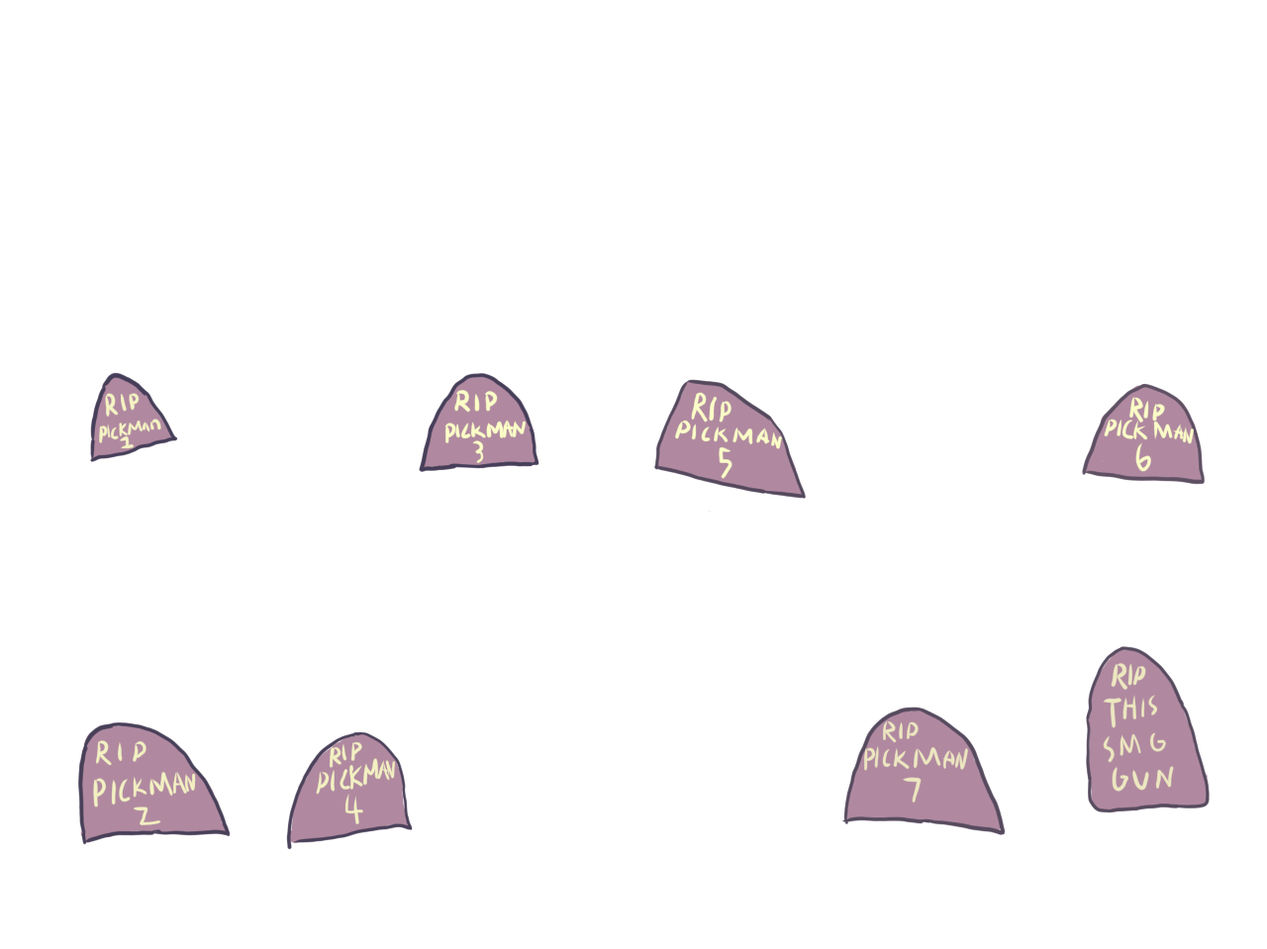
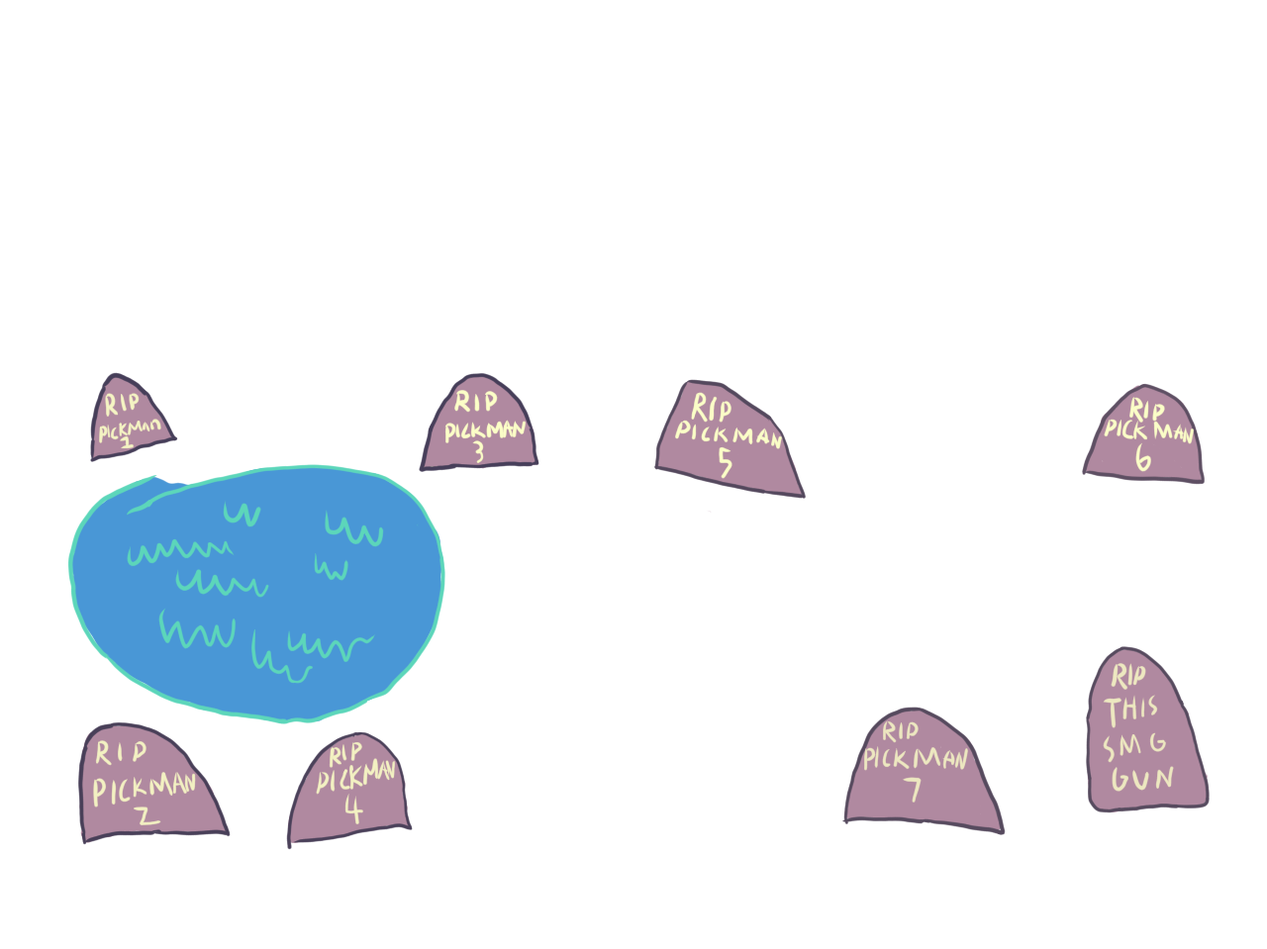
Comparing the layer stacks of the two 1267 × 949 images. Changes:
showed "Paint Layer 6" (1st of 9), painted on it over [67, 464, 444, 697]
added layer "Paint Layer 6" (2nd of 9) above "Paint Layer 6" over [253, 464, 444, 571]
added layer "Paint Layer 6" (3rd of 9) above "Paint Layer 6" over [253, 506, 381, 634]
added layer "Paint Layer 6" (4th of 9) above "Paint Layer 6" over [67, 506, 254, 634]
added layer "Paint Layer 6" (5th of 9) above "Paint Layer 6" over [126, 506, 317, 634]
added layer "Paint Layer 6" (6th of 9) above "Paint Layer 6" over [253, 570, 444, 697]
added layer "Paint Layer 6" (7th of 9) above "Paint Layer 6" over [190, 570, 381, 697]
added layer "Paint Layer 6" (8th of 9) above "Paint Layer 6" over [126, 570, 254, 697]
added layer "Paint Layer 6" (9th of 9) above "Paint Layer 5" over [67, 464, 446, 761]
showed "Paint Layer 5" over [67, 464, 444, 761]
painted on "Paint Layer 3" over [67, 464, 1199, 845]
